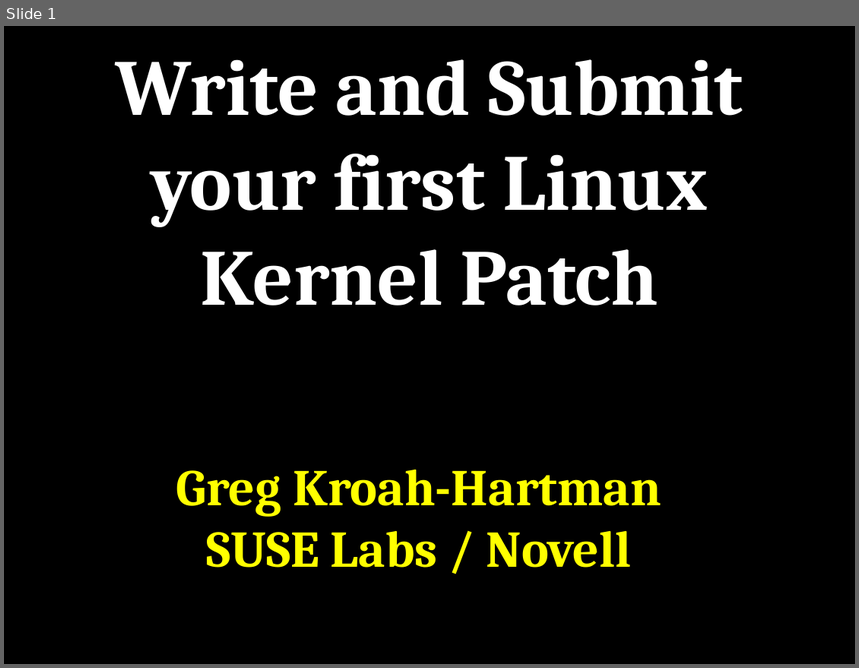
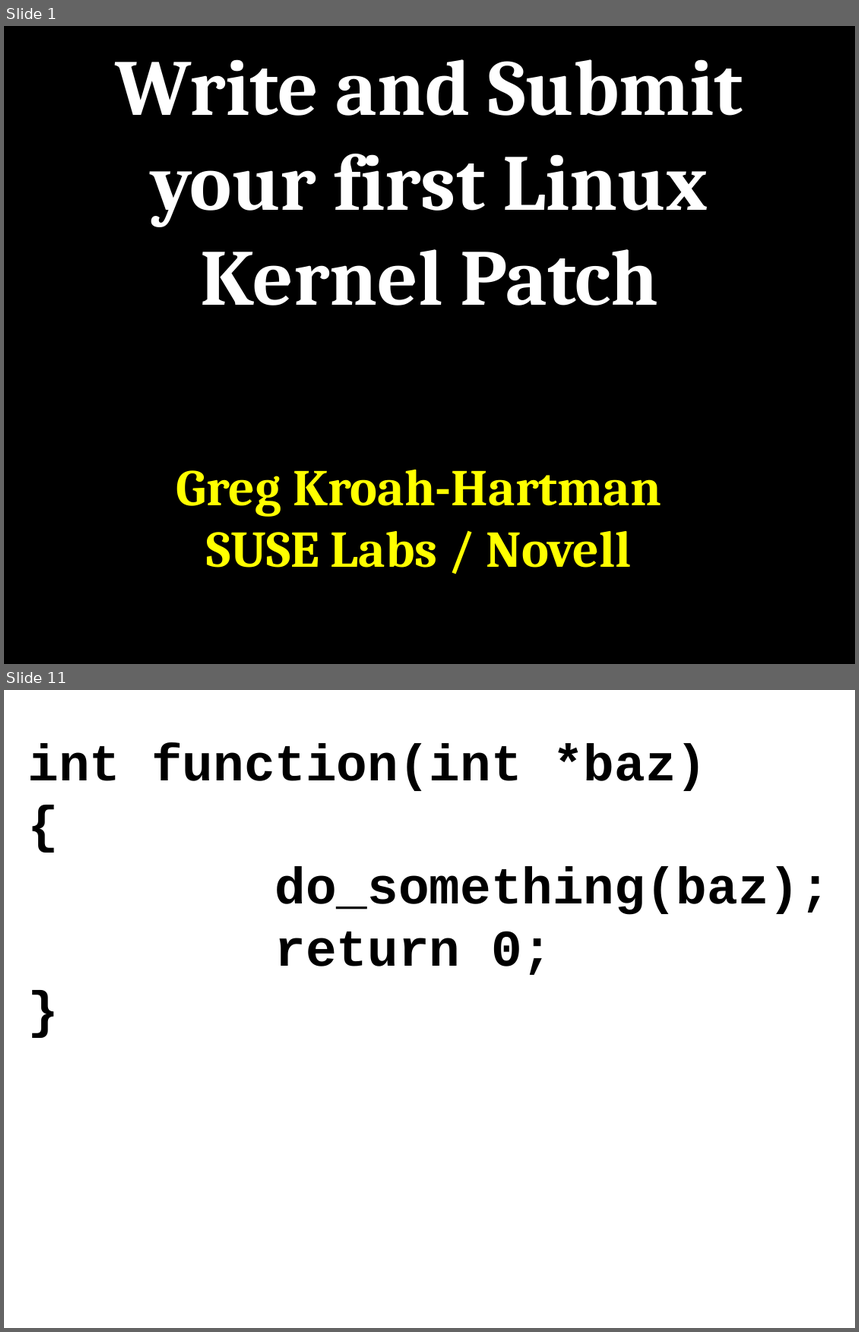
Before and after one commit to gregkh/kernel-tutorial, a slide deck: kernel_patch_tutorial.odp. Shown one above the other, each under a label of ours: slide 1 before the commit, slides 1 and 11 after it; the slides between them are not shown. The pictures are 859x668 and 859x1332 pixels, drawn with LibreOffice and Linux fonts; fonts in the diff are those of the drawing. Boxes give left, top, right and bottom in pixels: in the first picture for what was removed or moved away, otherwise in the second. Text is boxed around its words. In the diff, an @@ line names an element or a change of style, - is before the commit and + after.

```diff
--- a/kernel_patch_tutorial.odp
+++ b/kernel_patch_tutorial.odp
@@ slide 11 added at [4,690,855,1328], background #FFFFFF @@
@@ text added at [28,743,831,975], 48 pt, text #000000, bold @@
+int function(int *baz)
+{
+do_something(baz);
+return 0;
+}
```
Also in this commit, not shown: 9 other slides added, 3 slides removed, 1 other file.
